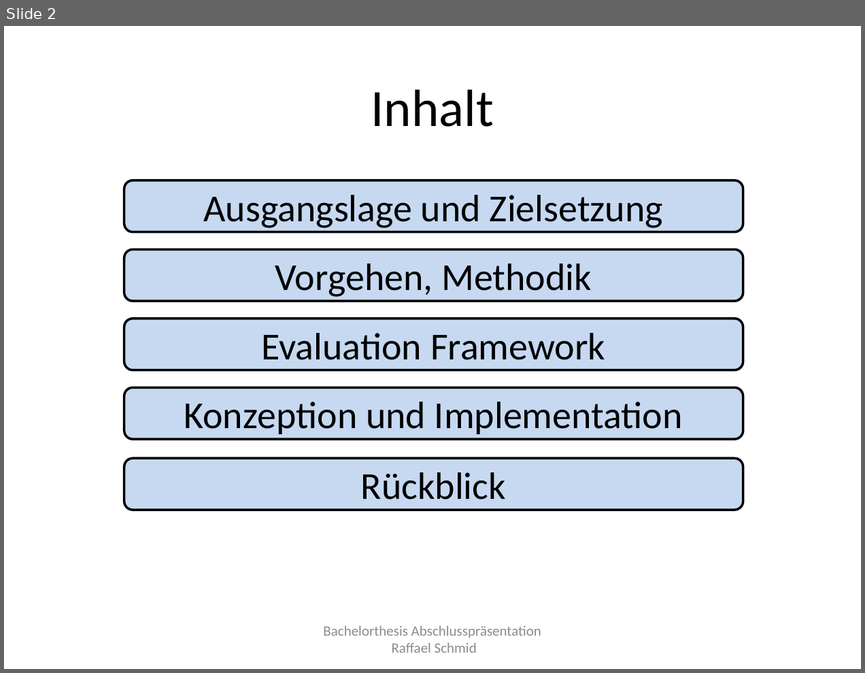
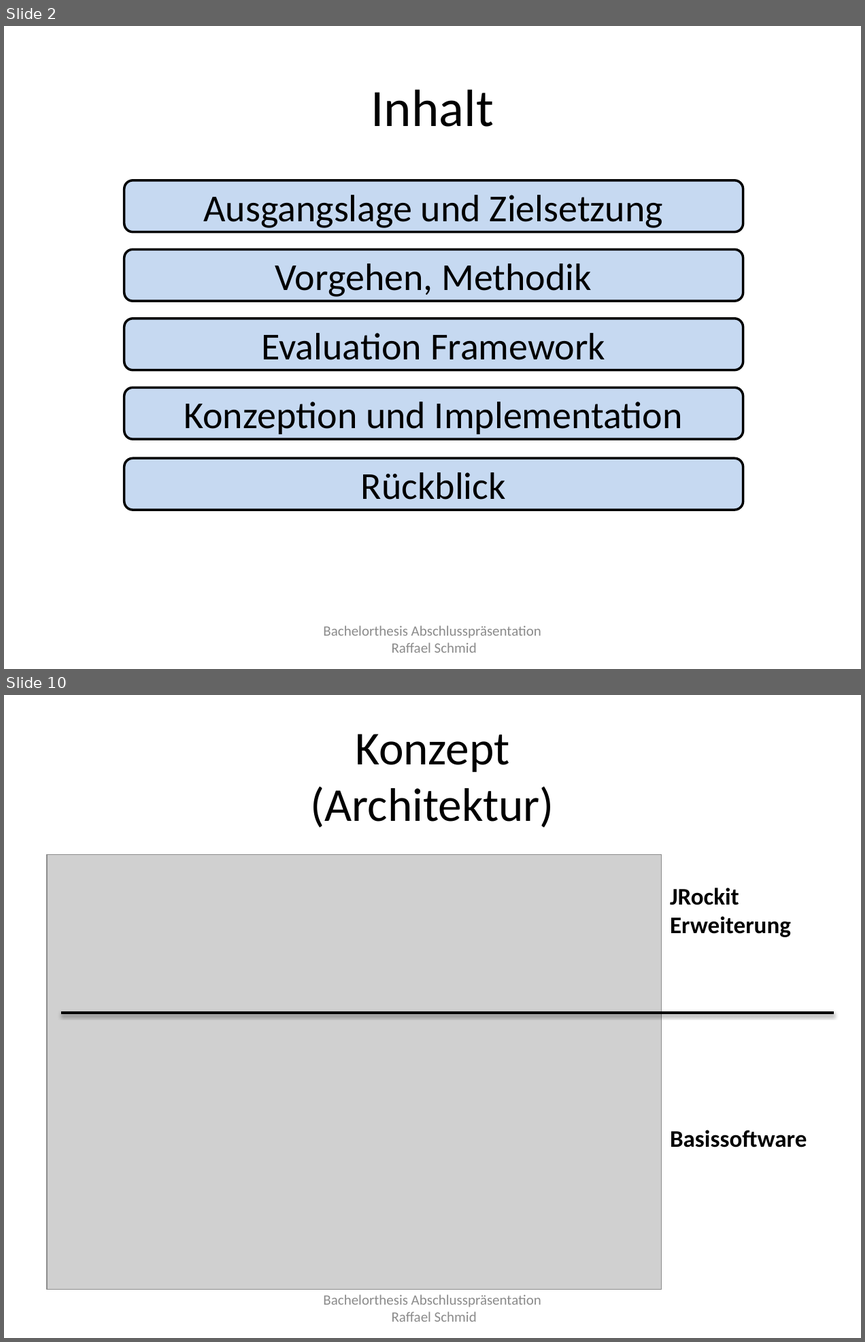
Before and after one commit to raffaelschmid/bachelorthesis, a slide deck: Dokumentation/Abschlusspraesentation/rschmid_bachelorthesis_abschlusspraesentation.pptx. Shown one above the other, each under a label of ours: slide 2 before the commit, slides 2 and 10 after it; the slides between them are not shown. The pictures are 865x673 and 865x1342 pixels, drawn with LibreOffice and Linux fonts; fonts in the diff are those of the drawing; grey boxes stand for pictures. Boxes give left, top, right and bottom in pixels: in the first picture for what was removed or moved away, otherwise in the second. Text is boxed around its words. In the diff, an @@ line names an element or a change of style, - is before the commit and + after.

```diff
--- a/Dokumentation/Abschlusspraesentation/rschmid_bachelorthesis_abschlusspraesentation.pptx
+++ b/Dokumentation/Abschlusspraesentation/rschmid_bachelorthesis_abschlusspraesentation.pptx
@@ slide 10 added at box(4, 695, 861, 1338), background #FFFFFF @@
@@ title added at box(311, 734, 554, 828), 39.6 pt, text #000000 @@
+Konzept
+(Architektur)
@@ picture added at box(47, 854, 661, 1289) @@
@@ text added at box(670, 887, 791, 937), 20 pt, text #000000, bold @@
+JRockit Erweiterung
@@ line added from (61, 1013) to (834, 1013), #000000 2 pt @@
@@ text added at box(670, 1130, 806, 1147), 20 pt, text #000000, bold @@
+Basissoftware
@@ text added at box(323, 1294, 541, 1321), 12 pt, text #8C8C8C @@
+Bachelorthesis Abschlusspräsentation
+Raffael Schmid
```
Also in this commit, not shown: 12 slides changed, 1 other file.
